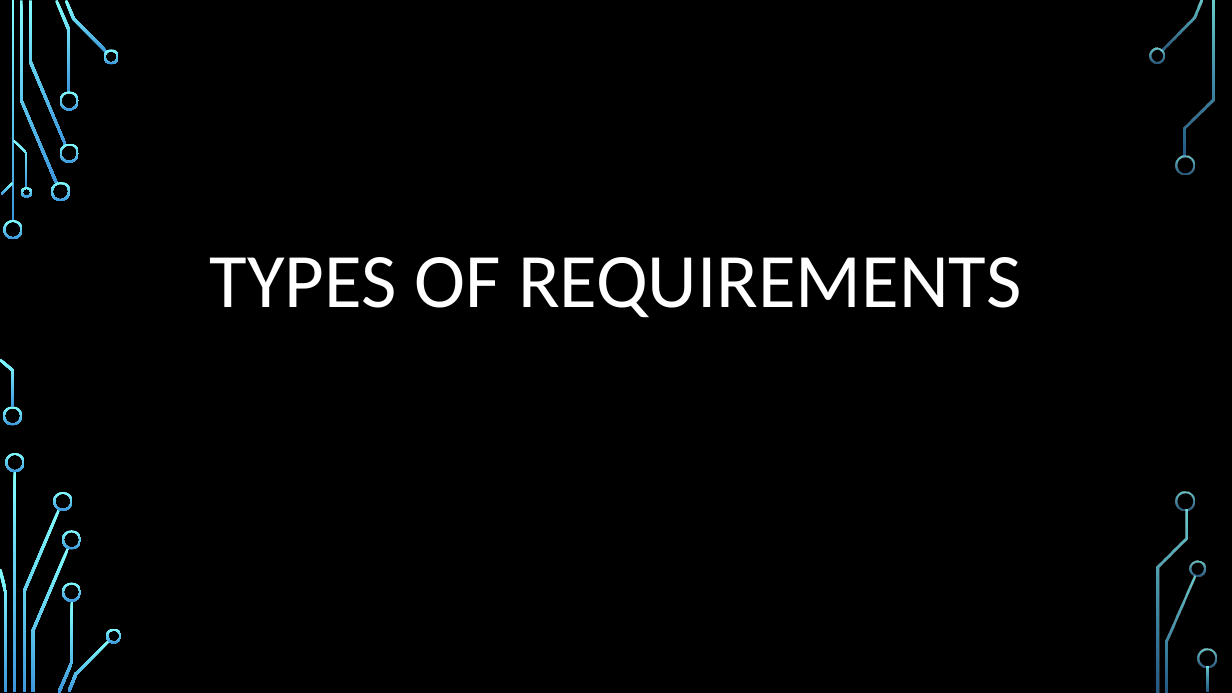
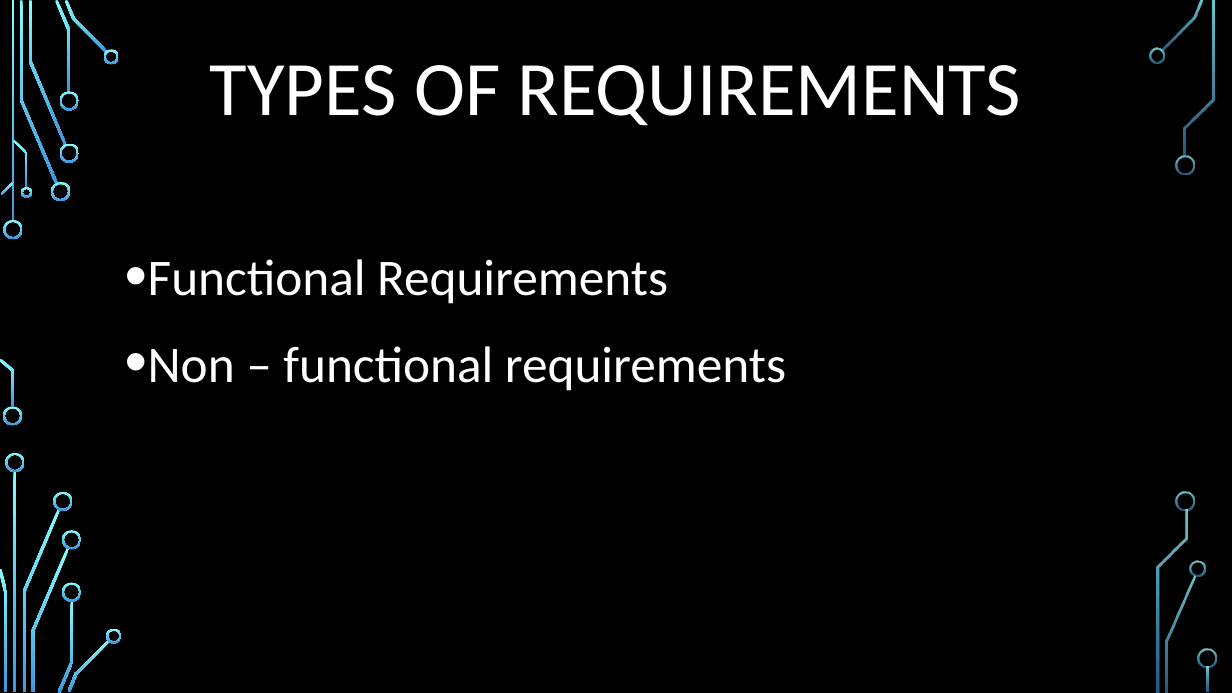
Before and after one commit to Kelben-ui/Group-15, a slide deck: slide 21 of Task 1/TASK 1 PowerPoint.pptx. Drawn at 1232x693 pixels with LibreOffice and Linux fonts; fonts in the diff are those of the drawing; background and template pictures are left out. Boxes give left, top, right and bottom in pixels: in the first picture for what was removed or moved away, otherwise in the second. Text is boxed around its words. In the diff, an @@ line names an element or a change of style, - is before the commit and + after.

```diff
--- a/Task 1/TASK 1 PowerPoint.pptx
+++ b/Task 1/TASK 1 PowerPoint.pptx
@@ title "TYPES OF REQUIREMENTS": place and size @@
-title "TYPES OF REQUIREMENTS" at box(210, 257, 1021, 318)
+title "TYPES OF REQUIREMENTS" at box(210, 65, 1021, 126)
@@ text added at box(148, 259, 786, 391), 40 pt, text #FFFFFF @@
+• Functional Requirements
+• Non – functional requirements
```
Also in this commit, not shown: 2 other slides changed, 3 other files.
